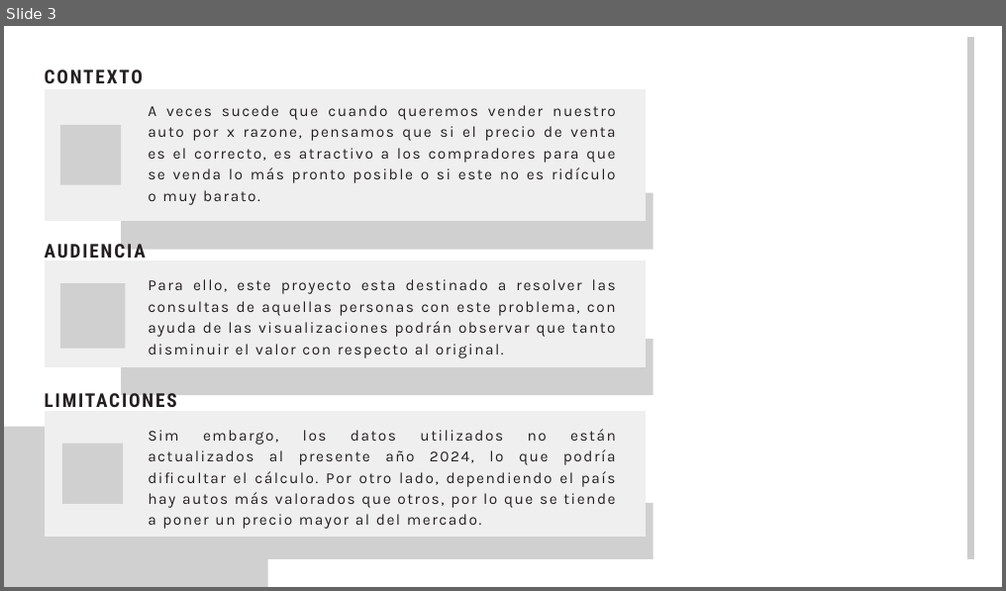
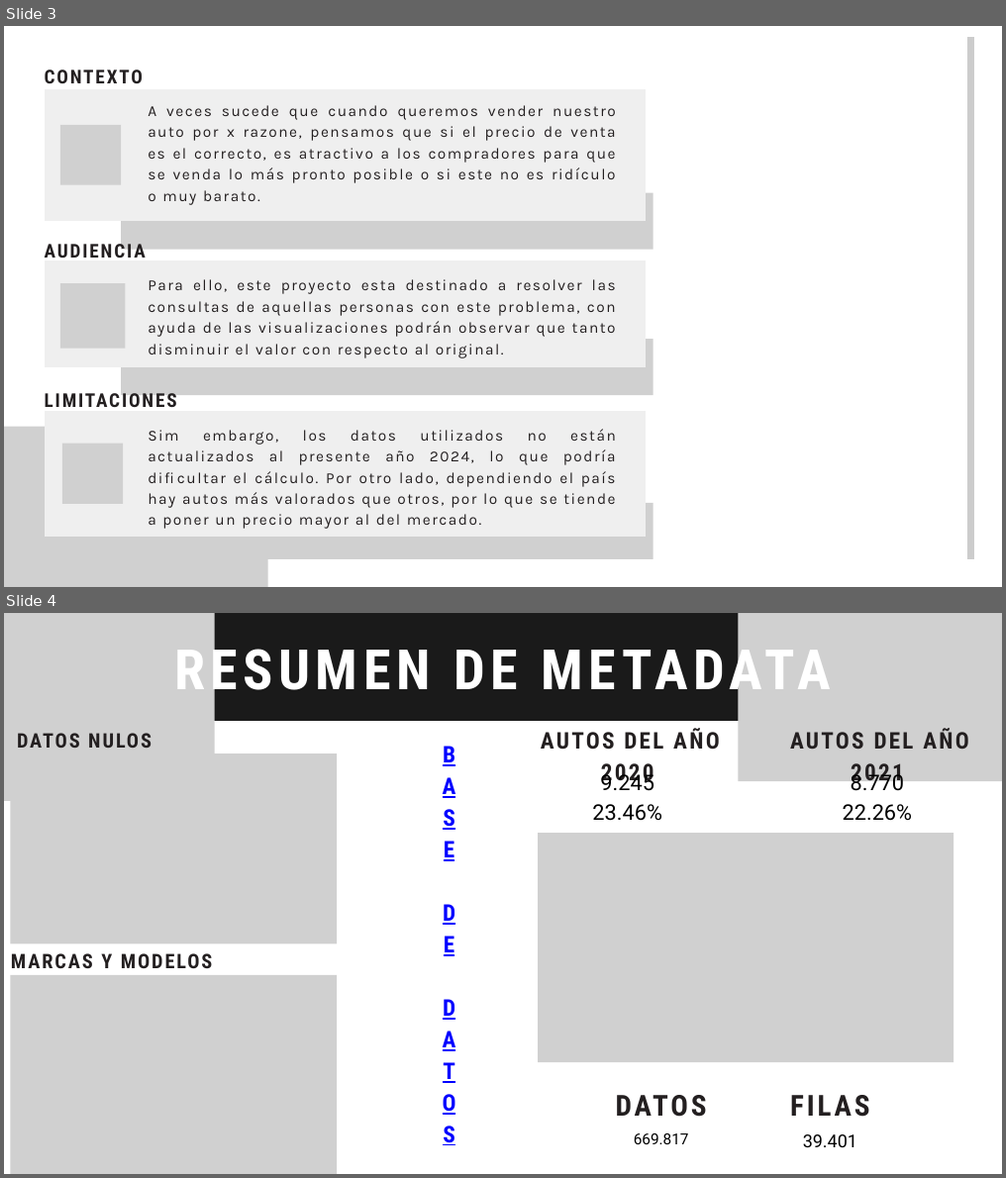
Before and after one commit to emalincic/Primer_Entrega_DS2, a slide deck: Storytelling_DS2.pptx. Shown one above the other, each under a label of ours: slide 3 before the commit, slides 3 and 4 after it. The pictures are 1006x591 and 1006x1178 pixels, drawn with LibreOffice and Linux fonts; fonts in the diff are those of the drawing; grey boxes stand for pictures; background and template pictures are left out. Boxes give left, top, right and bottom in pixels: in the first picture for what was removed or moved away, otherwise in the second. Text is boxed around its words. In the diff, an @@ line names an element or a change of style, - is before the commit and + after.

```diff
--- a/Storytelling_DS2.pptx
+++ b/Storytelling_DS2.pptx
@@ slide 4 added at (x1=4, y1=613, x2=1002, y2=1174), background picture (left out) @@
@@ freeform shape added at (x1=4, y1=613, x2=1002, y2=721), fill #1A1A1A @@
@@ picture added at (x1=4, y1=613, x2=215, y2=801) @@
@@ text added at (x1=174, y1=639, x2=518, y2=703), 80.3 pt, text #FFFFFF, bold @@
+RESUMEN DE METADATA
@@ picture added at (x1=738, y1=613, x2=1002, y2=781) @@
@@ text added at (x1=541, y1=729, x2=720, y2=787), 33.1 pt, text #231F20, bold @@
+AUTOS DEL AÑO 2020
@@ text added at (x1=790, y1=729, x2=969, y2=787), 33.1 pt, text #231F20, bold @@
+AUTOS DEL AÑO 2021
@@ picture added at (x1=11, y1=754, x2=337, y2=944) @@
@@ text added at (x1=17, y1=733, x2=152, y2=748), 28.8 pt, text #231F20, bold @@
+DATOS NULOS
@@ text added at (x1=443, y1=742, x2=456, y2=1146), 33.1 pt, text #0000FF, bold, underline @@
+B
+A
+S
+E
+D
+E
+D
+A
+T
+O
+S
@@ text added at (x1=600, y1=770, x2=654, y2=791), 31.1 pt, text #000000 @@
+9.245
@@ text added at (x1=850, y1=770, x2=905, y2=797), 31.1 pt, text #000000 @@
+8.770
@@ text added at (x1=592, y1=804, x2=662, y2=821), 31.1 pt, text #000000 @@
+23.46%
@@ text added at (x1=843, y1=804, x2=913, y2=821), 31.1 pt, text #000000 @@
+22.26%
@@ picture added at (x1=538, y1=833, x2=953, y2=1062) @@
@@ text added at (x1=101, y1=954, x2=213, y2=969), 28.8 pt, text #231F20, bold @@
+MARCAS Y MODELOS
@@ picture added at (x1=11, y1=975, x2=337, y2=1174) @@
@@ text added at (x1=746, y1=1082, x2=915, y2=1120), 41.7 pt, text #231F20, bold @@
+FILAS
@@ text added at (x1=616, y1=1095, x2=707, y2=1117), 41.7 pt, text #231F20, bold @@
+DATOS
@@ text added at (x1=634, y1=1134, x2=689, y2=1145), 22 pt, text #000000 @@
+669.817
@@ text added at (x1=803, y1=1135, x2=857, y2=1148), 25.8 pt, text #000000 @@
+39.401
```
Also in this commit, not shown: 2 slides changed, 2 other slides added, 1 other file.
